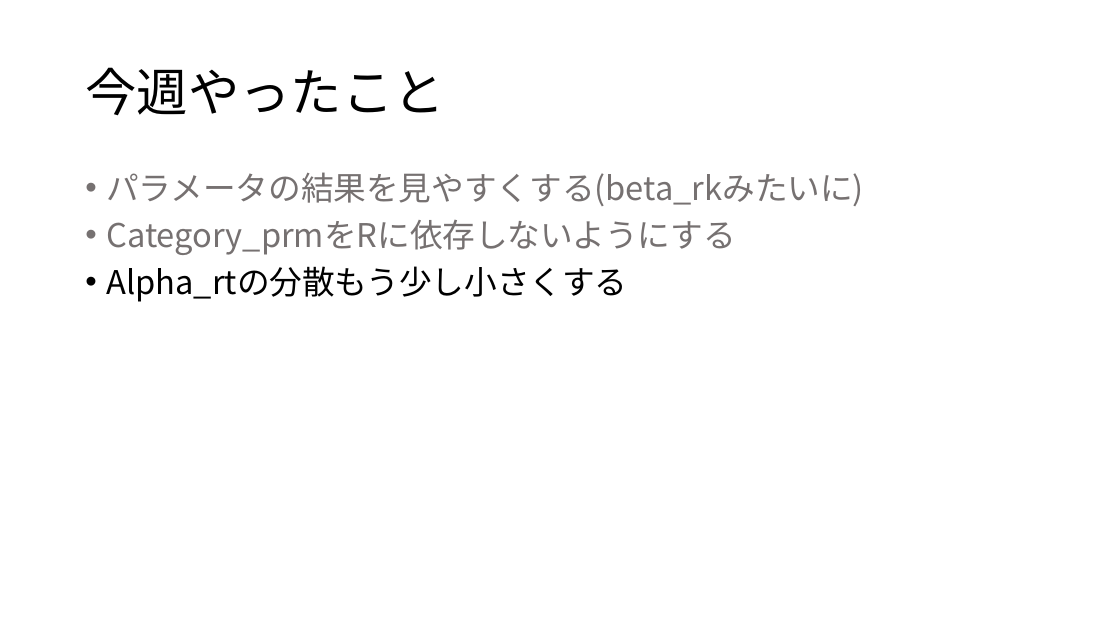
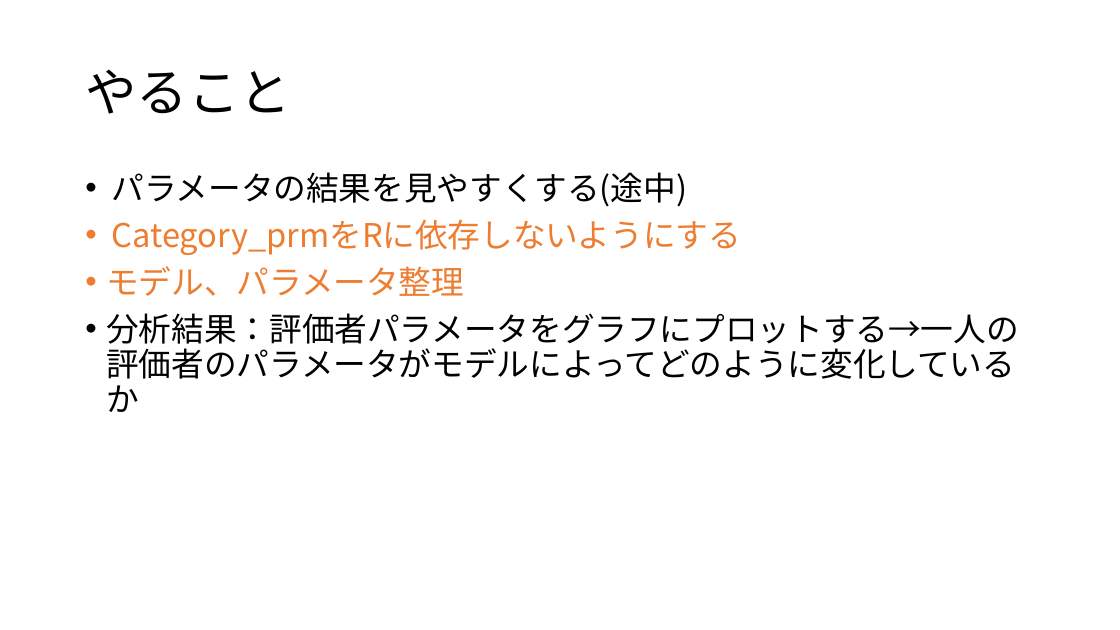
Before and after one commit to Mayu925/lab, a slide deck: slide 5 of ゼミ0706.pptx (slide 2 before the commit). Drawn at 1120x630 pixels with LibreOffice and Linux fonts; fonts in the diff are those of the drawing. Boxes give left, top, right and bottom in pixels: in the first picture for what was removed or moved away, otherwise in the second. Text is boxed around its words. In the diff, an @@ line names an element or a change of style, - is before the commit and + after.

```diff
--- a/ゼミ0706.pptx
+++ b/ゼミ0706.pptx
@@ title at (85, 69, 290, 114): text changed @@
-今週やったこと
+やること
@@ text at (112, 172, 688, 206): text changed; text colour #767171 to #000000 @@
-• パラメータの結果を見やすくする(beta_rkみたいに)
+• パラメータの結果を見やすくする(途中)
@@ text at (112, 219, 742, 255): text colour #767171 to #ED7D31 in "Category_prmをRに依存しないようにする"; indent changed @@
@@ text at (106, 266, 1018, 412): text changed @@
-• Alpha_rtの分散もう少し小さくする
+• モデル、パラメータ整理
+• 分析結果：評価者パラメータをグラフにプロットする→一人の評価者のパラメータがモデルによってどのように変化しているか
```
Also in this commit, not shown: 1 other slide changed, 1 slide added, 8 other files.
